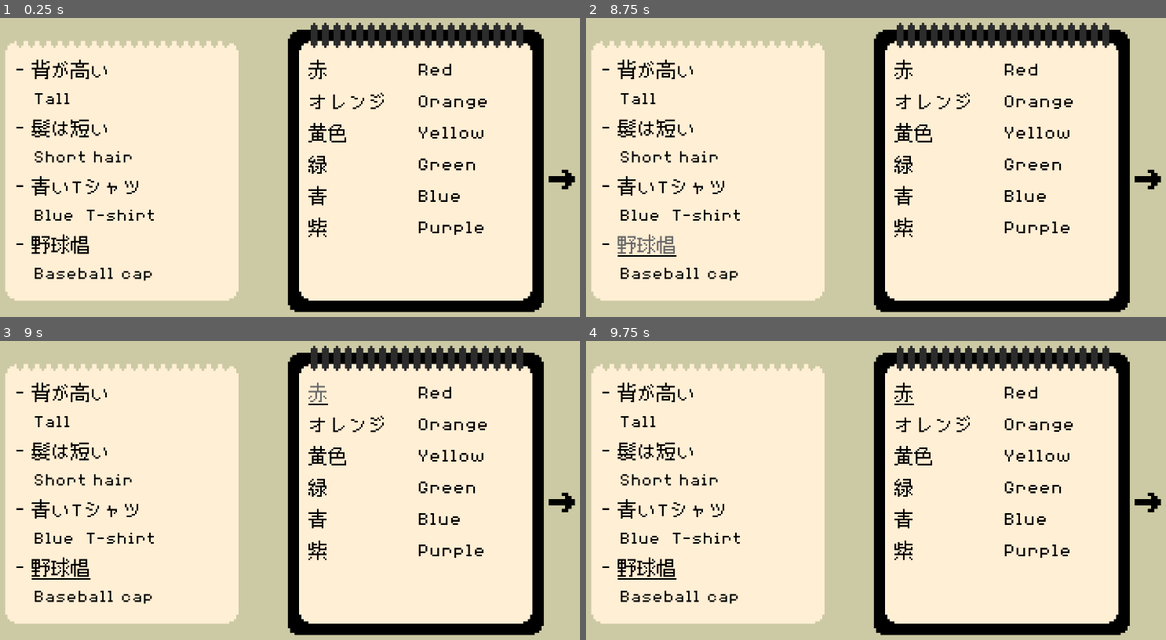
Above: before the commit, frames 1-4 (two rows, left to right).
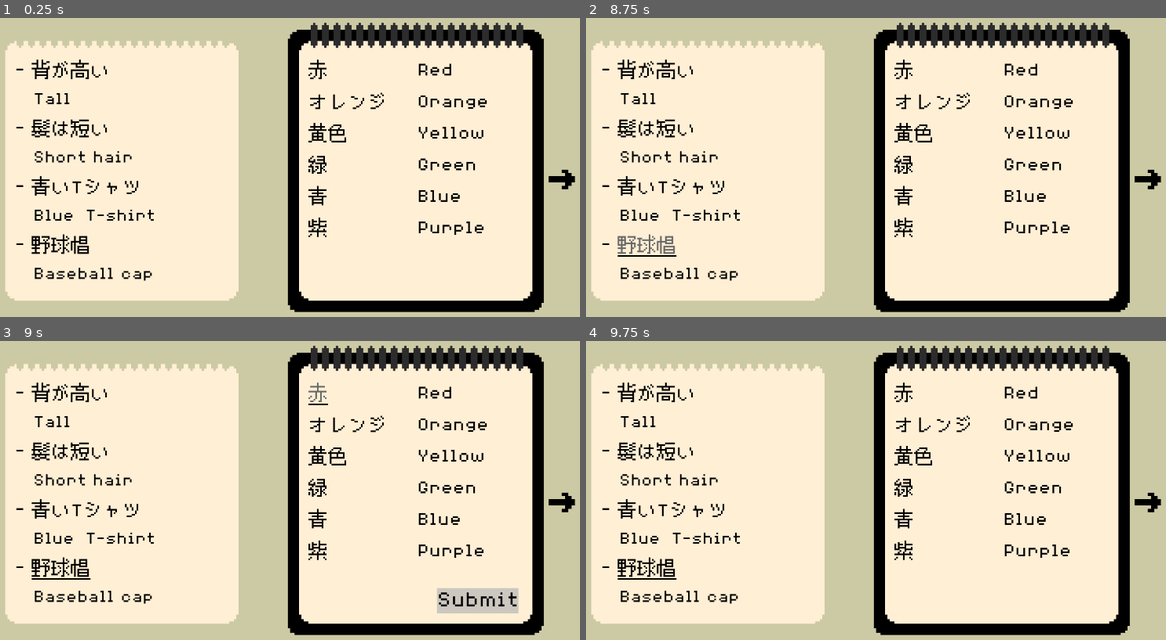
Above: after the commit, the same moments.

Repository: emkartch/Capstone_Bottoh
Game: Godot game, scene res://main.tscn
The game is run twice, just before and just after one commit, with the same random seed, the same clock (stepped at 60 frames per second) and the same inputs.
Inputs (mouse positions are in pixels of both pictures, inside the frame that each line leads up to):
- Up to frame 1 (0.25 s): no input
- Up to frame 2 (8.75 s): click (1148, 179) at 0.5 s; click (852, 179) at 1.25 s; click (1148, 179) at 2 s; click (852, 179) at 2.75 s; click (1148, 179) at 3.5 s; click (852, 179) at 4.25 s; tap Enter at 5, 6.5, 8 s; move the mouse to (655, 71) at 5.02 s; click (655, 71) at 5.1 s; tap Space at 5.75, 7.25 s; move the mouse to (655, 128) at 5.77 s; click (655, 128) at 5.85 s; move the mouse to (638, 188) at 6.52 s; click (638, 188) at 6.6 s; move the mouse to (690, 188) at 7.27 s; click (690, 188) at 7.35 s; move the mouse to (649, 245) at 8.02 s; click (649, 245) at 8.1 s
- Up to frame 3 (9 s): tap Space at 8.75 s; move the mouse to (319, 394) at 8.77 s; click (319, 394) at 8.85 s
- Up to frame 4 (9.75 s): click (1061, 601) at 9.5 s, where only the run after the commit has a clickable "Submit"

Frames 1-2 are identical in both runs. In frame 3, 1.2% of the frame differs, in the area x 75-90%, y 82-92%; in frame 4, less than 0.1%.

Commit message:
Create submit button for puzzle
Created the submit button for the puzzle.

Diff:
--- a/没頭-(bottō)/main.gd
+++ b/没頭-(bottō)/main.gd
@@ -11,6 +11,7 @@
 
 @onready var r_arrow = get_node("NotesContainer/Notepad/R Notepad Arrow")
 @onready var l_arrow = get_node("NotesContainer/Notepad/L Notepad Arrow")
+@onready var submit_button = get_node("NotesContainer/Notepad/Submit")
 
 var group_type = null
 var select_group_type = null
@@ -21,7 +22,13 @@
 
 
 func _process(_delta):
-	pass
+
+	var selected = get_tree().get_nodes_in_group("selected")
+
+	if selected.size() == 2:
+		submit_button.visible = true
+	else:
+		submit_button.visible = false
 
 func _on_click(clicked_node):
 
--- a/没頭-(bottō)/main.tscn
+++ b/没頭-(bottō)/main.tscn
@@ -169,6 +169,7 @@
 
 [node name="Notepad" type="TextureRect" parent="NotesContainer" unique_id=732673504]
 layout_mode = 2
+theme = ExtResource("4_7mycd")
 texture = ExtResource("2_0xm2m")
 
 [node name="Colors" type="GridContainer" parent="NotesContainer/Notepad" unique_id=278417901]
@@ -498,6 +499,20 @@
 theme_override_font_sizes/font_size = 60
 text = "Beanie"
 autowrap_mode = 1
+
+[node name="Submit" type="Button" parent="NotesContainer/Notepad" unique_id=1036568923]
+visible = false
+layout_mode = 1
+anchors_preset = -1
+anchor_left = 0.85
+anchor_top = 0.925
+anchor_right = 0.85
+anchor_bottom = 0.925
+offset_left = -249.0
+offset_top = -78.0
+grow_horizontal = 0
+grow_vertical = 0
+text = "Submit"
 
 [node name="R Notepad Arrow" type="TextureButton" parent="NotesContainer/Notepad" unique_id=1921228062]
 layout_mode = 0
--- a/没頭-(bottō)/theme/main_theme.tres
+++ b/没頭-(bottō)/theme/main_theme.tres
@@ -1,6 +1,12 @@
 [gd_resource type="Theme" format=3 uid="uid://cp4nu80cltnic"]
 
+[sub_resource type="StyleBoxFlat" id="StyleBoxFlat_5fetd"]
+bg_color = Color(0.7176471, 0.7176471, 0.7176471, 0.7058824)
+
 [resource]
+Button/colors/font_color = Color(0, 0, 0, 1)
+Button/font_sizes/font_size = 70
+Button/styles/normal = SubResource("StyleBoxFlat_5fetd")
 GridContainer/constants/v_separation = 30
 HBoxContainer/constants/separation = 35
 Label/colors/font_color = Color(0, 0, 0, 1)
